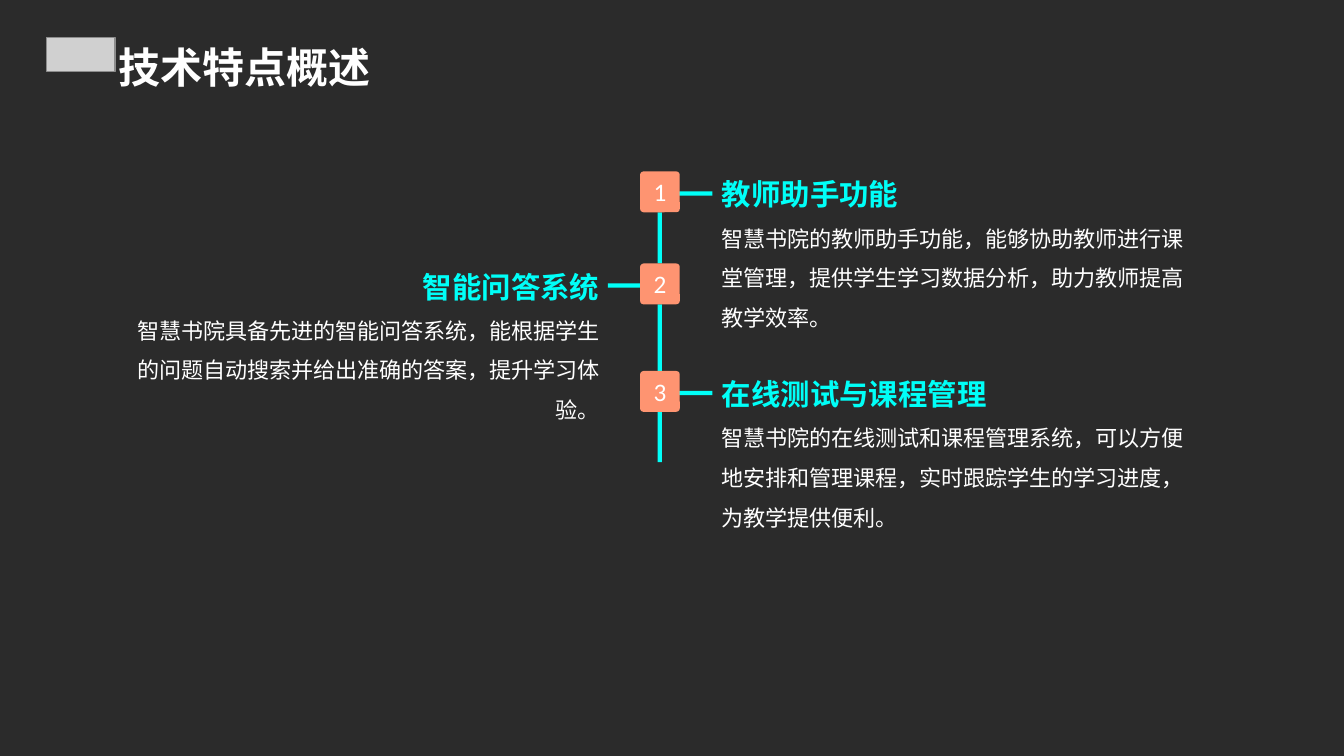
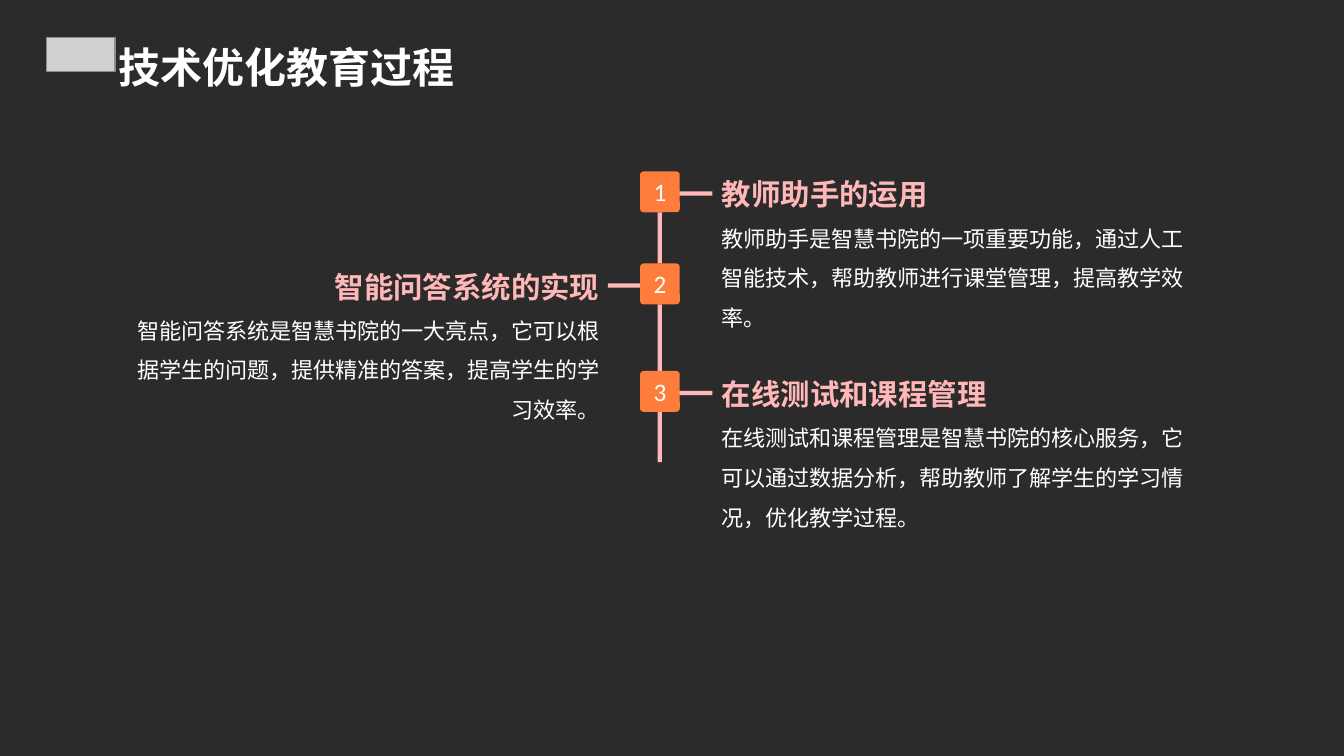
Before and after one commit to FlashLizard/Intelligent_Learning_Platform, a slide deck: slide 19 of src/generate_ppt/generate_ppt/ppttmp.ppt. Drawn at 1344x756 pixels with LibreOffice and Linux fonts; fonts in the diff are those of the drawing; grey boxes stand for pictures; background and template pictures are left out; a plain dark background stands for a picture behind light text. Boxes give left, top, right and bottom in pixels: in the first picture for what was removed or moved away, otherwise in the second. Text is boxed around its words. In the diff, an @@ line names an element or a change of style, - is before the commit and + after.

```diff
--- a/src/generate_ppt/generate_ppt/ppttmp.ppt
+++ b/src/generate_ppt/generate_ppt/ppttmp.ppt
@@ text at bbox=[118, 47, 454, 87]: text changed @@
-技术特点概述
+技术优化教育过程
@@ text at bbox=[722, 180, 1184, 288]: text changed @@
-教师助手功能
-智慧书院的教师助手功能，能够协助教师进行课堂管理，提供学生学习数据分析，助力教师提高教学效率。
+教师助手的运用
+教师助手是智慧书院的一项重要功能，通过人工智能技术，帮助教师进行课堂管理，提高教学效率。
@@ text at bbox=[137, 273, 600, 420]: text changed @@
-智能问答系统
-智慧书院具备先进的智能问答系统，能根据学生的问题自动搜索并给出准确的答案，提升学习体验。
+智能问答系统的实现
+智能问答系统是智慧书院的一大亮点，它可以根据学生的问题，提供精准的答案，提高学生的学习效率。
@@ fill #FE9471 to #FF7D3C in 3 elements at bbox=[640, 171, 680, 213], bbox=[640, 263, 680, 304], bbox=[640, 371, 680, 412] @@
@@ text at bbox=[722, 380, 1184, 528]: text changed @@
-在线测试与课程管理
-智慧书院的在线测试和课程管理系统，可以方便地安排和管理课程，实时跟踪学生的学习进度，为教学提供便利。
+在线测试和课程管理
+在线测试和课程管理是智慧书院的核心服务，它可以通过数据分析，帮助教师了解学生的学习情况，优化教学过程。
@@ fill #00FFF8 to #FFB7B7 in 6 elements at bbox=[657, 213, 661, 264], bbox=[679, 192, 713, 196], bbox=[657, 304, 661, 371], bbox=[608, 283, 642, 287], bbox=[657, 412, 661, 463], bbox=[679, 391, 713, 395] @@
```
Also in this commit, not shown: 18 other slides changed, 1 slide added, 4 slides removed, 5 other files.
